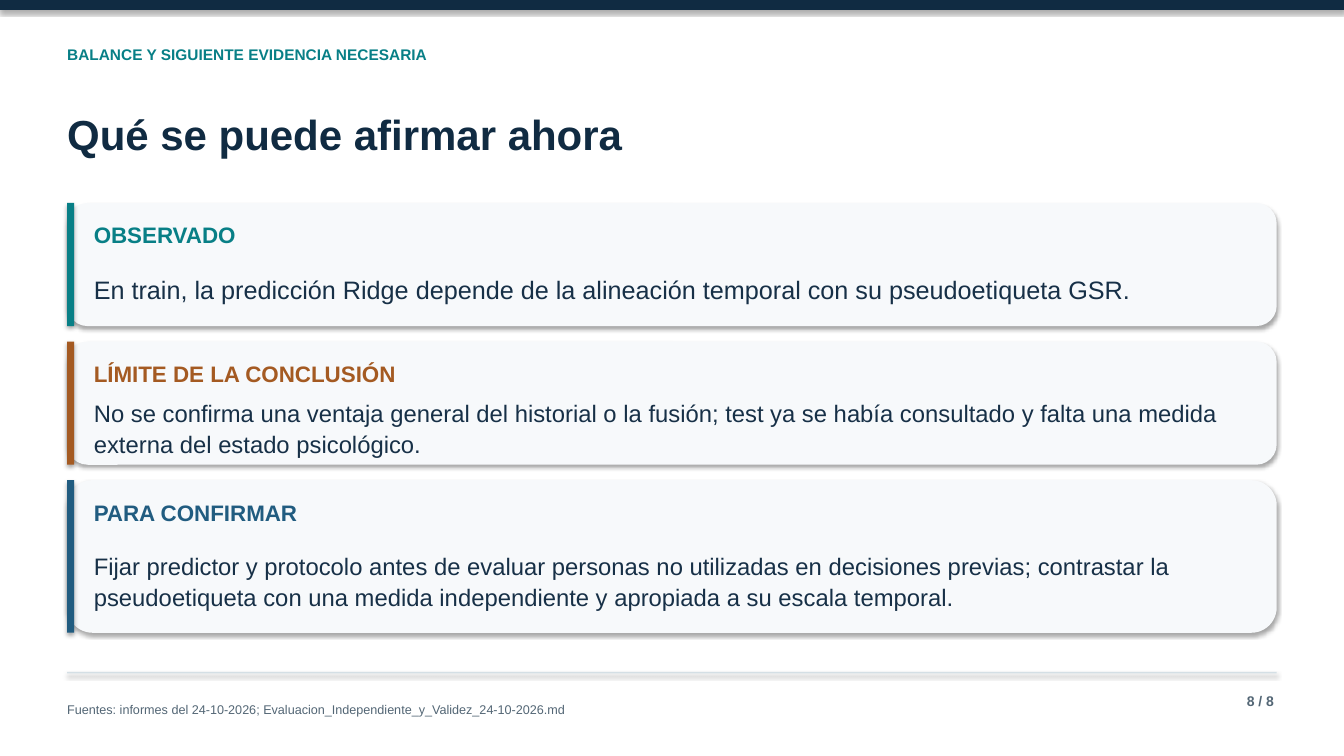
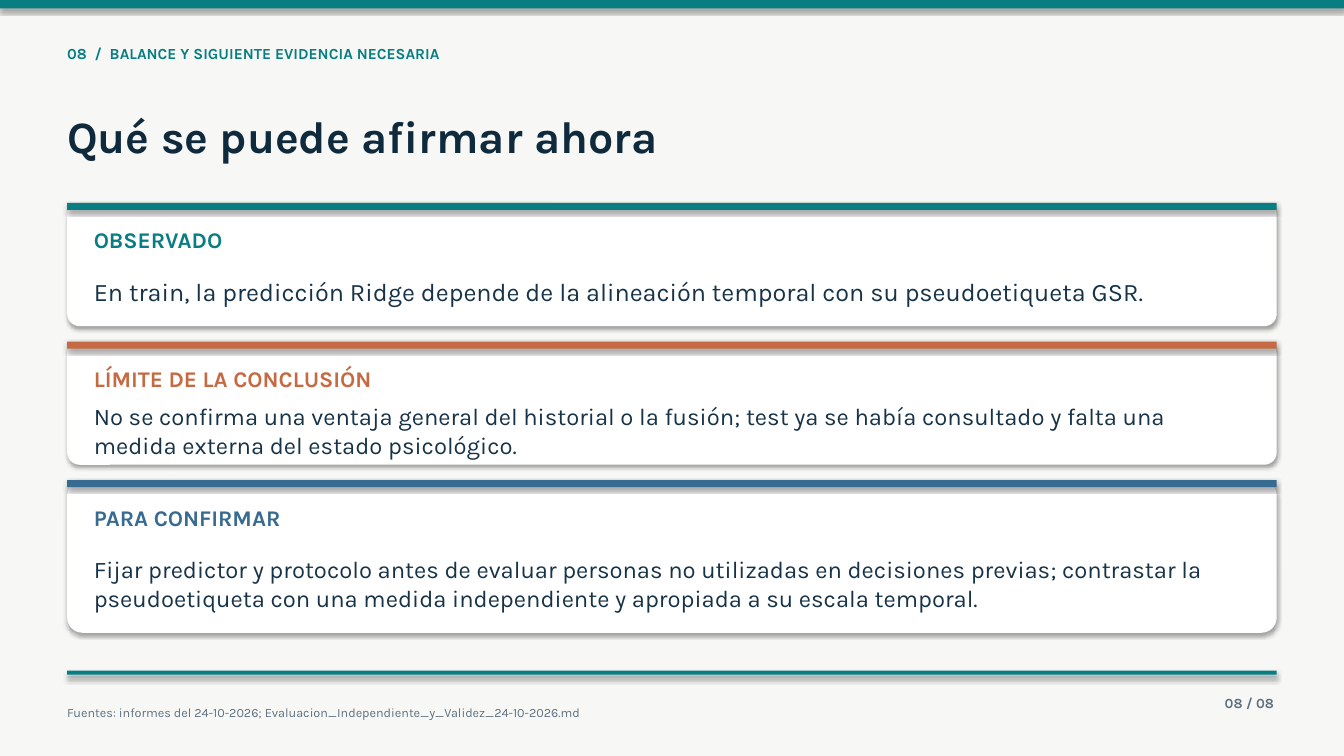
Before and after one commit to marioromero00/Tesis_MDS, a slide deck: slide 8 of presentaciones/Avances-Experimentales-Simplificados-24-10-2026.pptx. Drawn at 1344x756 pixels with LibreOffice and Linux fonts; fonts in the diff are those of the drawing. Boxes give left, top, right and bottom in pixels: in the first picture for what was removed or moved away, otherwise in the second. Text is boxed around its words. In the diff, an @@ line names an element or a change of style, - is before the commit and + after.

```diff
--- a/presentaciones/Avances-Experimentales-Simplificados-24-10-2026.pptx
+++ b/presentaciones/Avances-Experimentales-Simplificados-24-10-2026.pptx
@@ background #FFFFFF to #F7F8F5 @@
@@ rectangle at (0, 0, 1344, 8): fill #102B42 to #087E83 @@
@@ text at (67, 49, 440, 60): text changed; font Arial to Karla; text colour #087F86 to #087E83 @@
-BALANCE Y SIGUIENTE EVIDENCIA NECESARIA
+08 / BALANCE Y SIGUIENTE EVIDENCIA NECESARIA
@@ text "Qué se puede afirmar ahora" at (67, 118, 657, 164): size 30 to 32 pt, font Arial to Karla, text colour #102B42 to #102A3D; line spacing 1.08 to 1.04 @@
@@ rectangle removed at (68, 203, 75, 326) @@
@@ rectangle added at (68, 203, 1277, 210), fill #087E83 @@
@@ text "OBSERVADO" at (94, 233, 222, 249): font Arial to Karla, text colour #087F86 to #087E83; line spacing 1.08 to 1.04 @@
@@ rectangle removed at (68, 342, 75, 465) @@
@@ rectangle added at (68, 342, 1277, 349), fill #C66A44 @@
@@ text "LÍMITE DE LA CONCLUSIÓN" at (94, 366, 371, 388): font Arial to Karla, text colour #A45A22 to #C66A44; line spacing 1.08 to 1.04 @@
@@ font Arial to Karla, text colour #173047 to #173348; line spacing 1.08 to 1.04 in 3 elements at (94, 561, 1201, 613), (94, 282, 1143, 307), (94, 407, 1165, 460) @@
@@ fill #F7F9FB to #FFFFFF; proportions changed in 3 elements at (68, 203, 1277, 326), (68, 342, 1277, 465), (68, 480, 1277, 632) @@
@@ rectangle removed at (68, 480, 75, 632) @@
@@ rectangle added at (68, 480, 1277, 487), fill #376B91 @@
@@ text "PARA CONFIRMAR" at (94, 511, 281, 527): font Arial to Karla, text colour #215C80 to #376B91; line spacing 1.08 to 1.04 @@
@@ text "Fuentes: informes del 24-10-2026; Evaluacion_Independiente_y ..." at (67, 708, 580, 720): font Arial to Karla, text colour #536675 to #5D7180; line spacing 1.08 to 1.04 @@
@@ rectangle: place and size @@
-rectangle at (68, 673, 1277, 674)
+rectangle at (68, 677, 1277, 678)
@@ rectangle at (68, 677, 1277, 678): fill #D4DFE5 to #D9E2E3 @@
@@ rectangle added at (68, 670, 1277, 675), fill #087E83 @@
@@ text added at (1225, 699, 1274, 708), 10 pt, text #5D7180, bold @@
+08 / 08
@@ text removed at (1247, 696, 1274, 706) @@
-8 / 8
```
Also in this commit, not shown: 7 other slides changed, 12 other files.
